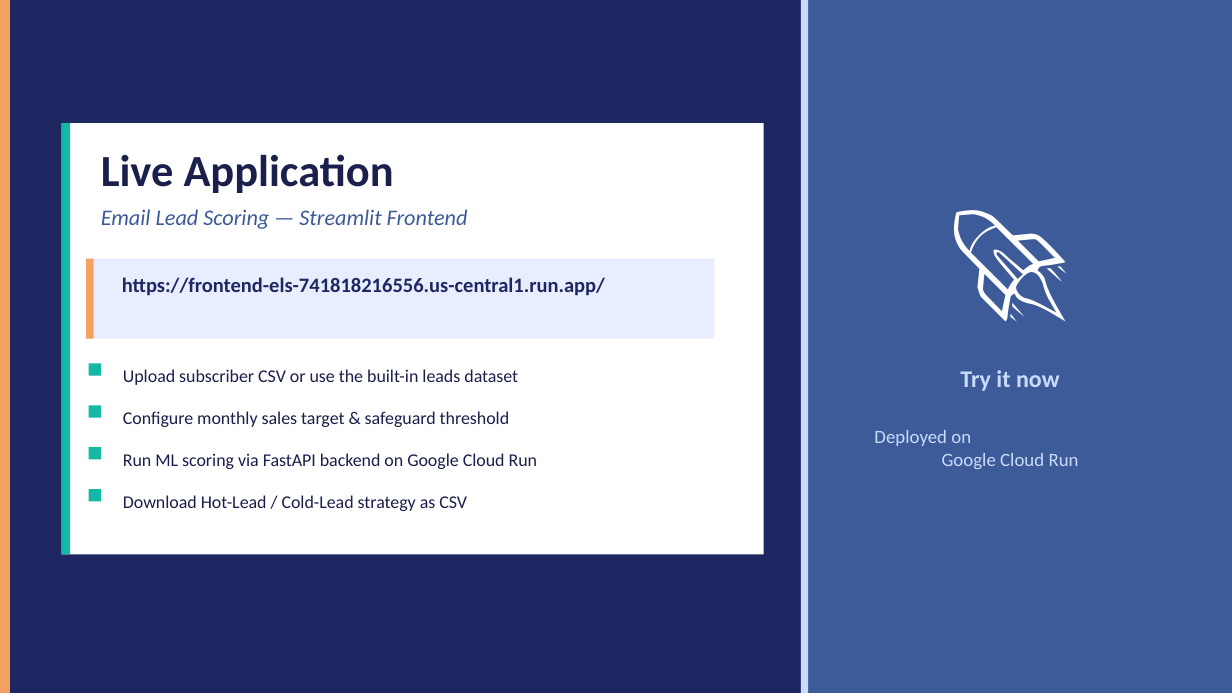
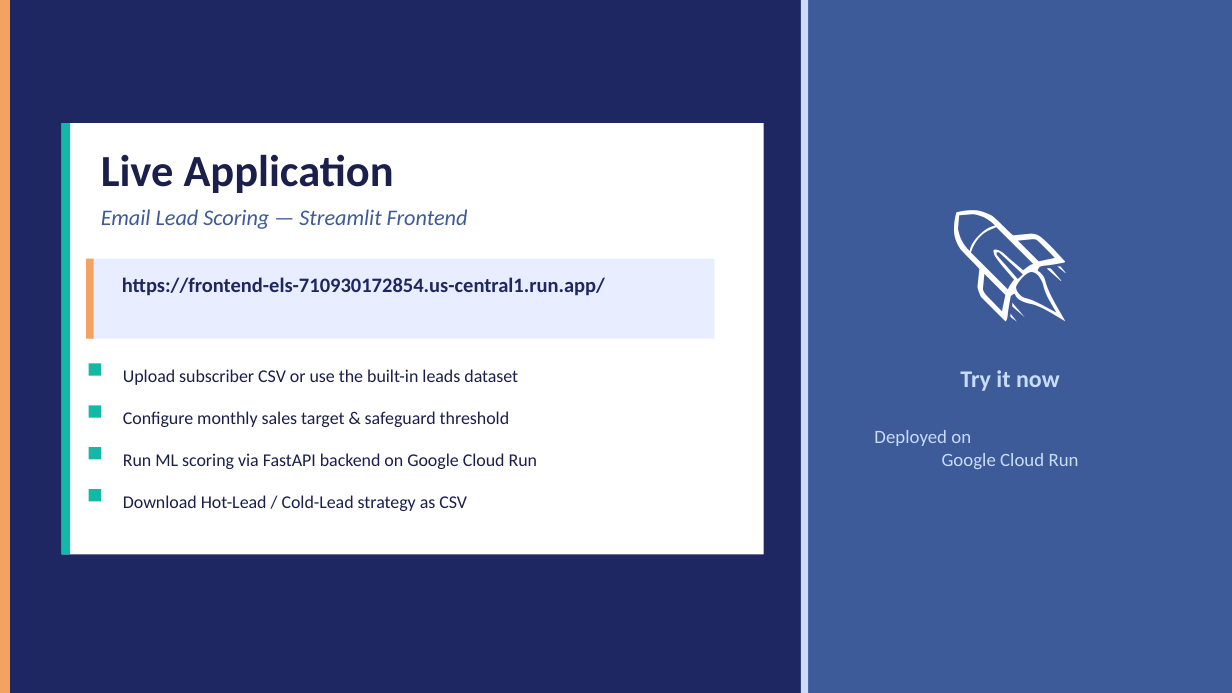
Before and after one commit to EllaN12/Ella_Portfolio, a slide deck: slide 34 of Email_Lead_Scoring_Project_Summary.pptx. Drawn at 1232x693 pixels with LibreOffice and Linux fonts; fonts in the diff are those of the drawing. Boxes give left, top, right and bottom in pixels: in the first picture for what was removed or moved away, otherwise in the second. Text is boxed around its words. In the diff, an @@ line names an element or a change of style, - is before the commit and + after.

```diff
--- a/Email_Lead_Scoring_Project_Summary.pptx
+++ b/Email_Lead_Scoring_Project_Summary.pptx
@@ text at (122, 277, 605, 296): text changed @@
-https://frontend-els-741818216556.us-central1.run.app/
+https://frontend-els-710930172854.us-central1.run.app/
```
Also in this commit, not shown: 1 other file.
